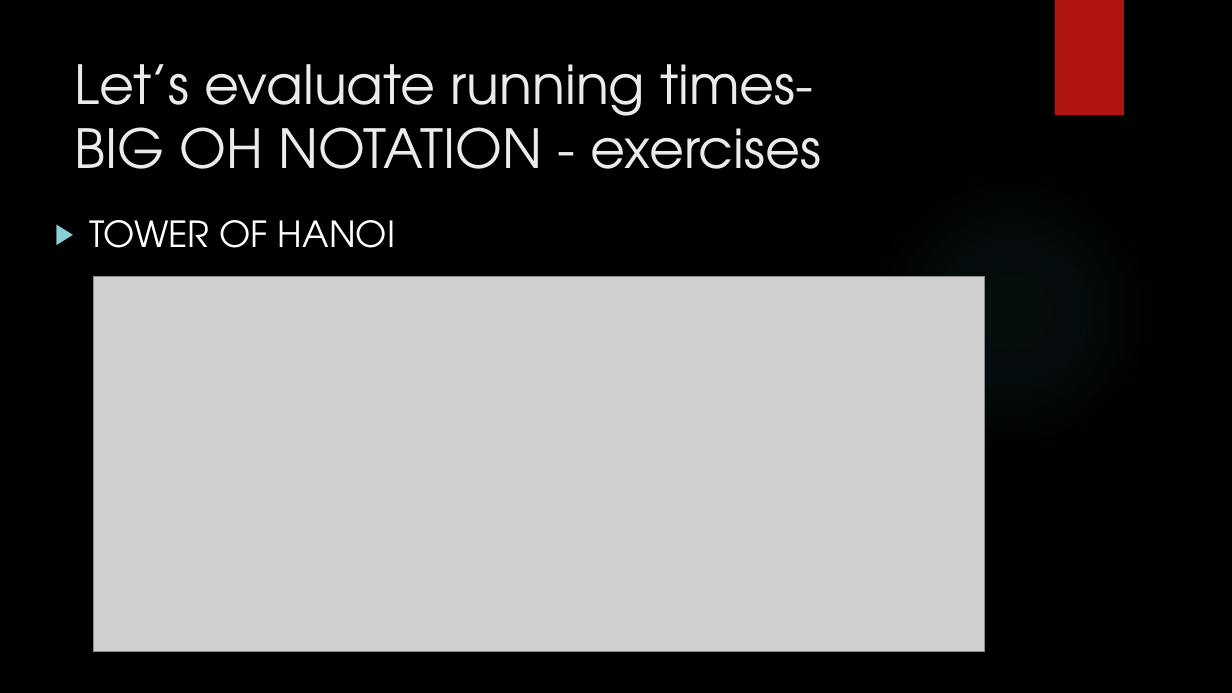
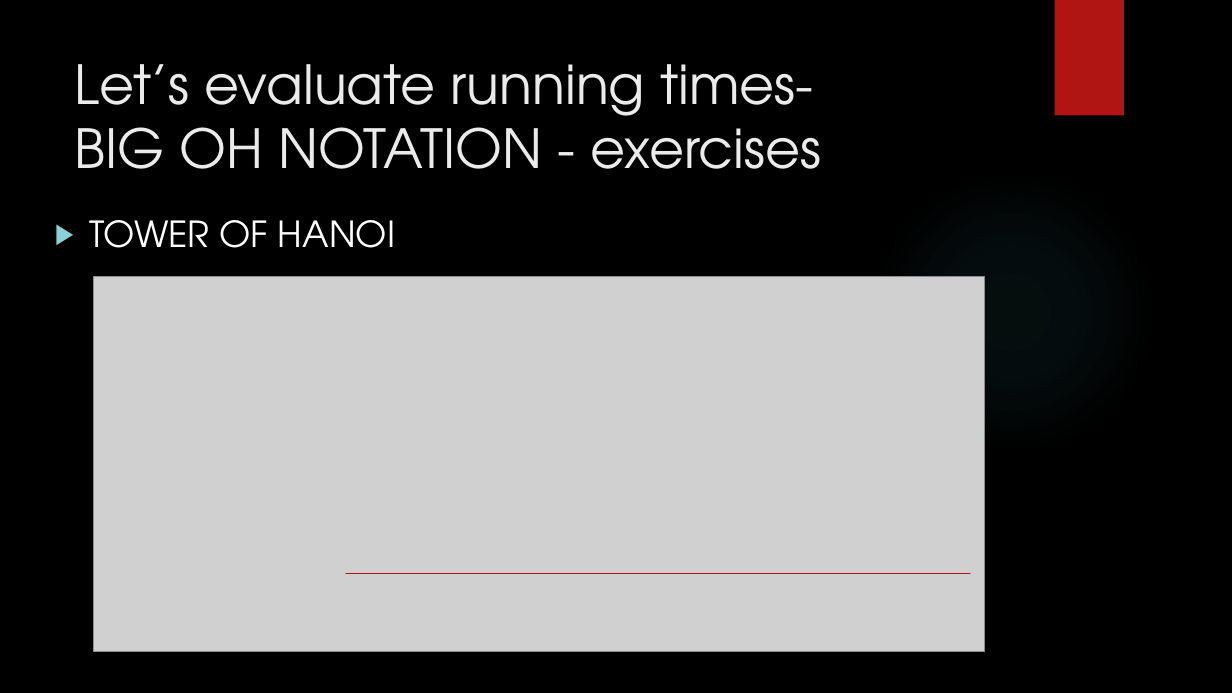
Before and after one commit to AthletiCoder/SPW, a slide deck: slide 28 of Lecture11/Teaching Presentation.pptx (slide 21 before the commit). Drawn at 1232x693 pixels with LibreOffice and Linux fonts; fonts in the diff are those of the drawing; grey boxes stand for pictures; background and template pictures are left out. Boxes give left, top, right and bottom in pixels: in the first picture for what was removed or moved away, otherwise in the second. Text is boxed around its words. In the diff, an @@ line names an element or a change of style, - is before the commit and + after.

```diff
--- a/Lecture11/Teaching Presentation.pptx
+++ b/Lecture11/Teaching Presentation.pptx
@@ line added from (346, 574) to (970, 574), #B01513 0.75 pt @@
```
Also in this commit, not shown: 2 other slides changed, 13 slides added, 5 other files.
